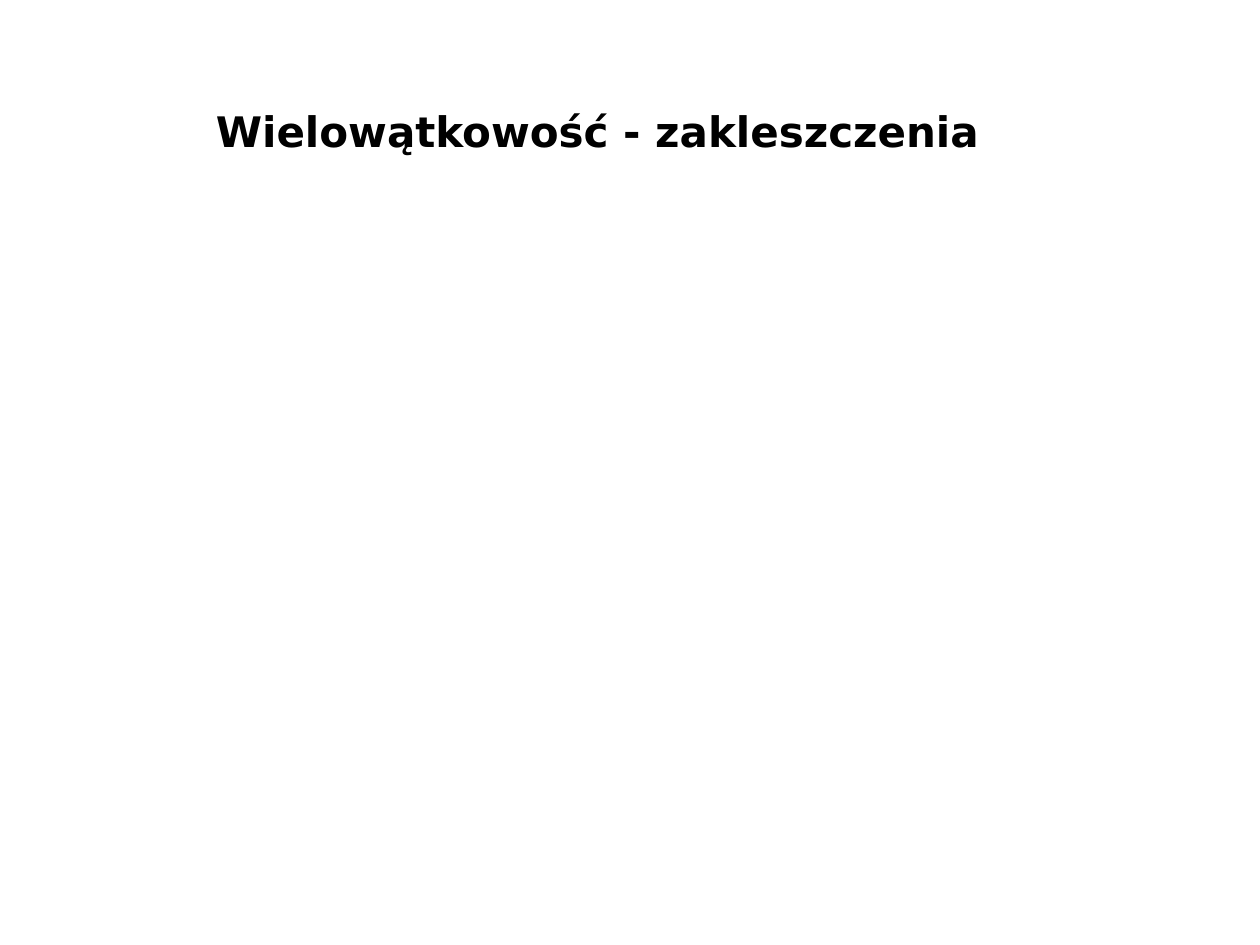
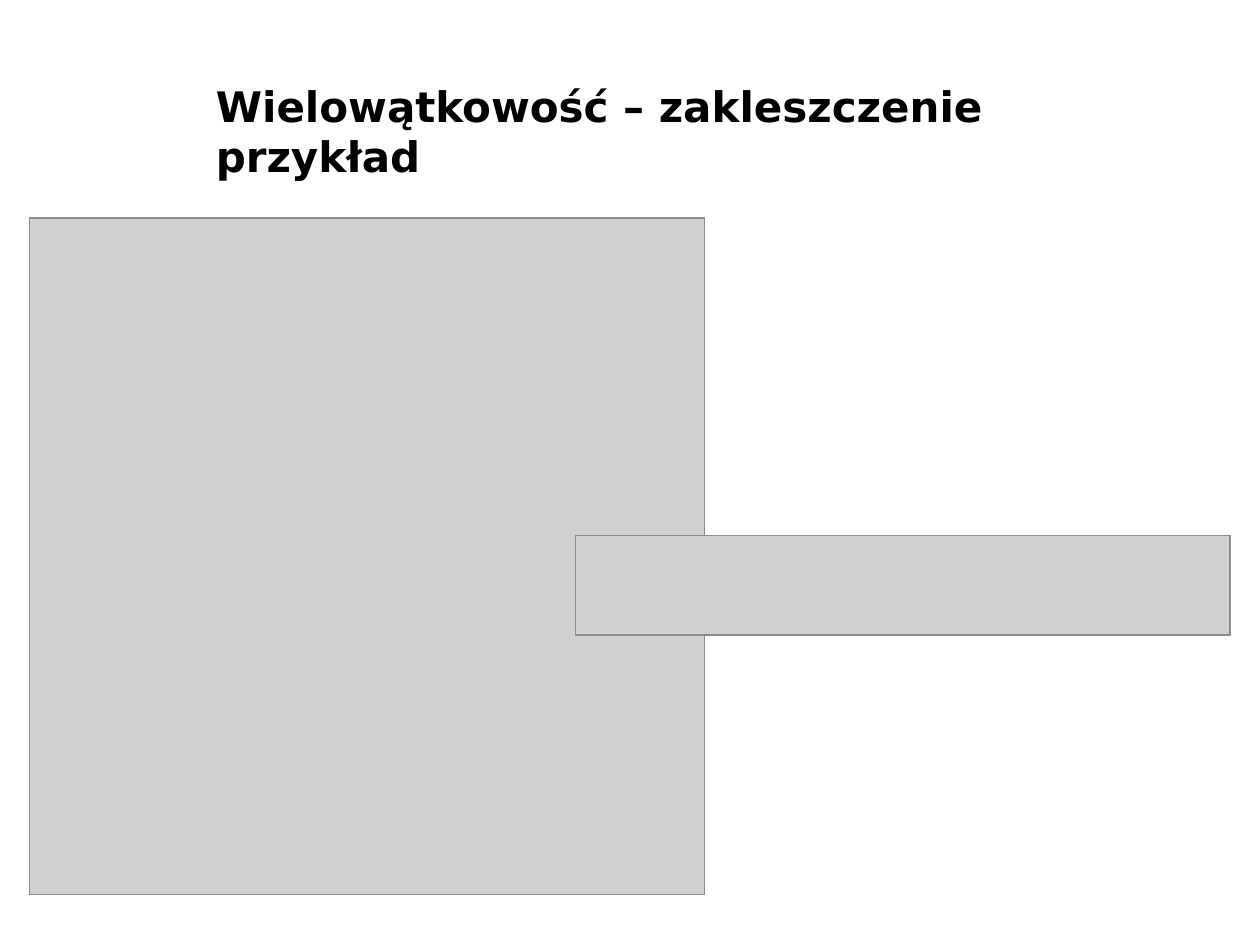
Before and after one commit to bercik/pn_prezentacja, a slide deck: slide 40 of robert/prezentacja.odp (slide 36 before the commit). Drawn at 1260x945 pixels with LibreOffice and Linux fonts; fonts in the diff are those of the drawing; grey boxes stand for pictures; background and template pictures are left out. Boxes give left, top, right and bottom in pixels: in the first picture for what was removed or moved away, otherwise in the second. Text is boxed around its words. In the diff, an @@ line names an element or a change of style, - is before the commit and + after.

```diff
--- a/robert/prezentacja.odp
+++ b/robert/prezentacja.odp
@@ title at (216,88,983,181): text changed @@
-Wielowątkowość - zakleszczenia
+Wielowątkowość – zakleszczenie przykład
@@ picture added at (30,218,704,895) @@
@@ picture added at (576,536,1231,635) @@
```
Also in this commit, not shown: 1 other slide changed, 4 slides added, 9 other files.
